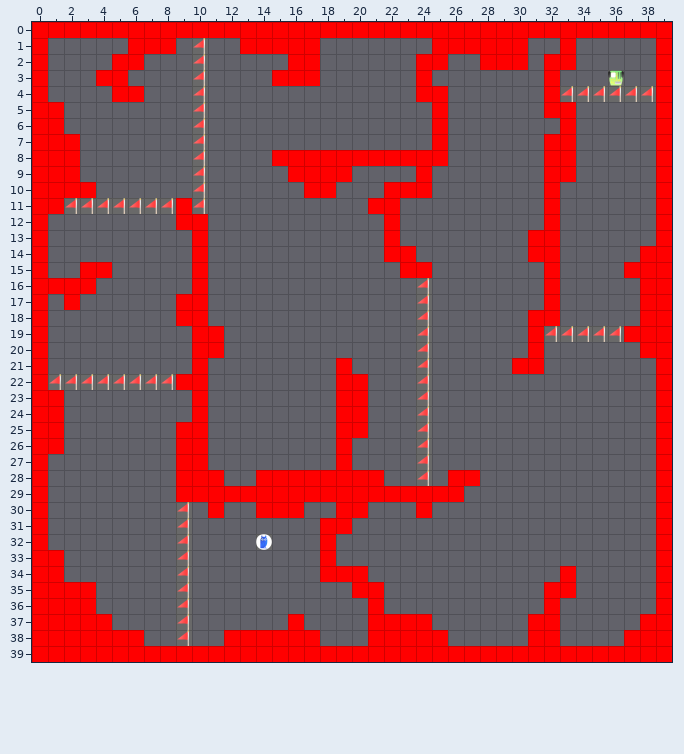
Two states of a Tiled map (JSON), src/map/level_8.tmj. That is the earlier state.
Cells are 64x64 px. Shown: x 0..39, y 0..39.
The same view after the edit:
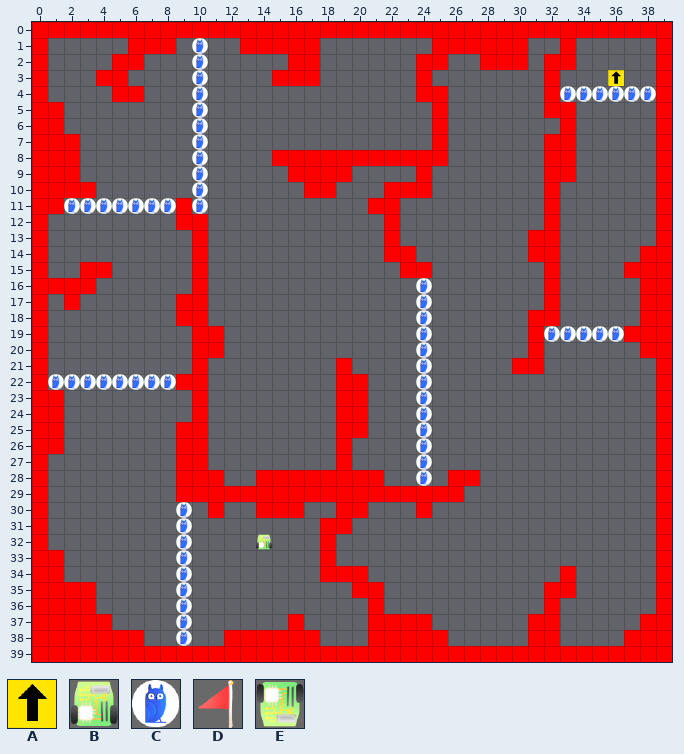
Key: from "tile": A 1, B 5, C 6, D 7, E 11.
_ is an empty cell.
Diff:
{"where": "layer \"Tile Layer 1\""}
{"y":1,"x":10,"old":"D","new":"C"}
{"y":2,"x":10,"old":"D","new":"C"}
{"y":3,"x":10,"old":"D","new":"C"}
{"y":3,"x":36,"old":"E","new":"A"}
{"y":4,"x":10,"old":"D","new":"C"}
{"y":4,"x":33,"old":"DDDDDD","new":"CCCCCC"}
{"y":5,"x":10,"old":"D","new":"C"}
{"y":6,"x":10,"old":"D","new":"C"}
{"y":7,"x":10,"old":"D","new":"C"}
{"y":8,"x":10,"old":"D","new":"C"}
{"y":9,"x":10,"old":"D","new":"C"}
{"y":10,"x":10,"old":"D","new":"C"}
{"y":11,"x":2,"old":"DDDDDDD","new":"CCCCCCC"}
{"y":11,"x":10,"old":"D","new":"C"}
{"y":16,"x":24,"old":"D","new":"C"}
{"y":17,"x":24,"old":"D","new":"C"}
{"y":18,"x":24,"old":"D","new":"C"}
{"y":19,"x":24,"old":"D","new":"C"}
{"y":19,"x":32,"old":"DDDDD","new":"CCCCC"}
{"y":20,"x":24,"old":"D","new":"C"}
{"y":21,"x":24,"old":"D","new":"C"}
{"y":22,"x":1,"old":"DDDDDDDD","new":"CCCCCCCC"}
{"y":22,"x":24,"old":"D","new":"C"}
{"y":23,"x":24,"old":"D","new":"C"}
{"y":24,"x":24,"old":"D","new":"C"}
{"y":25,"x":24,"old":"D","new":"C"}
{"y":26,"x":24,"old":"D","new":"C"}
{"y":27,"x":24,"old":"D","new":"C"}
{"y":28,"x":24,"old":"D","new":"C"}
{"y":30,"x":9,"old":"D","new":"C"}
{"y":31,"x":9,"old":"D","new":"C"}
{"y":32,"x":9,"old":"D","new":"C"}
{"y":32,"x":14,"old":"C","new":"B"}
{"y":33,"x":9,"old":"D","new":"C"}
{"y":34,"x":9,"old":"D","new":"C"}
{"y":35,"x":9,"old":"D","new":"C"}
{"y":36,"x":9,"old":"D","new":"C"}
{"y":37,"x":9,"old":"D","new":"C"}
{"y":38,"x":9,"old":"D","new":"C"}
